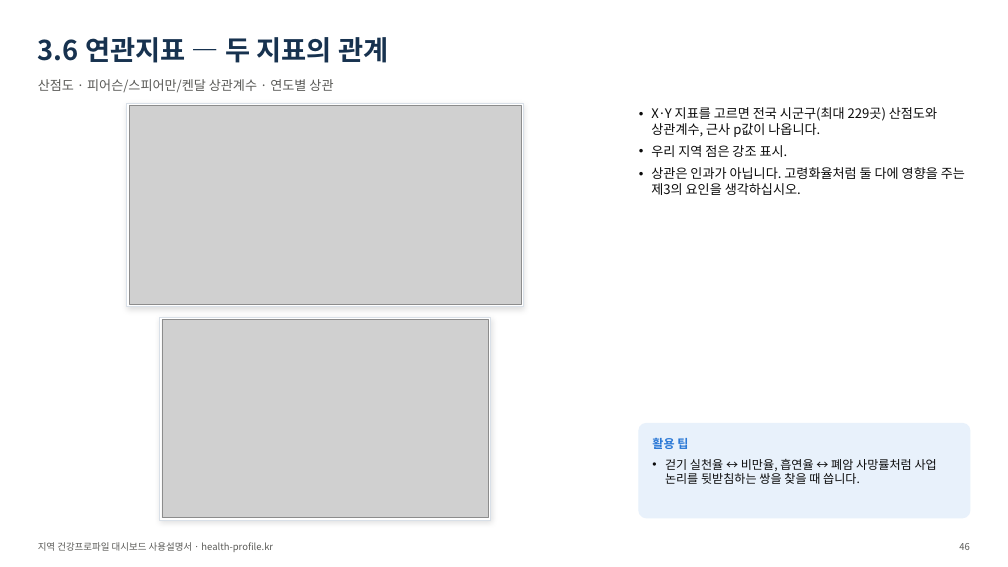
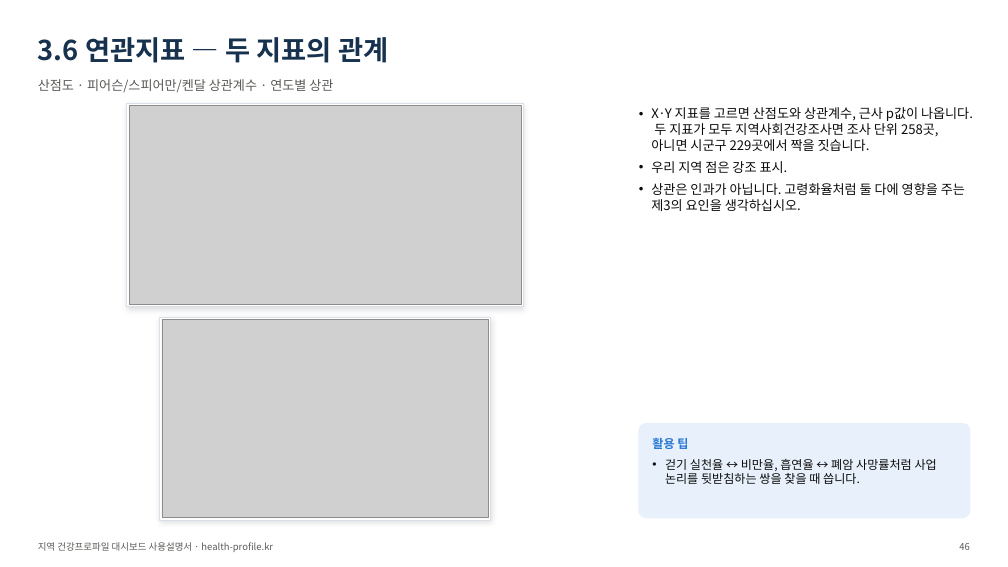
Before and after one commit to soonryu74/soonryu74.github.io, a slide deck: slide 46 of health-dashboard/docs/지역건강프로파일_대시보드_사용설명서_v1.pptx. Drawn at 1008x567 pixels with LibreOffice and Linux fonts; fonts in the diff are those of the drawing; grey boxes stand for pictures. Boxes give left, top, right and bottom in pixels: in the first picture for what was removed or moved away, otherwise in the second. Text is boxed around its words. In the diff, an @@ line names an element or a change of style, - is before the commit and + after.

```diff
--- a/health-dashboard/docs/지역건강프로파일_대시보드_사용설명서_v1.pptx
+++ b/health-dashboard/docs/지역건강프로파일_대시보드_사용설명서_v1.pptx
@@ text at (x1=651, y1=107, x2=973, y2=151): text changed @@
-• X·Y 지표를 고르면 전국 시군구(최대 229곳) 산점도와 상관계수, 근사 p값이 나옵니다.
+• X·Y 지표를 고르면 산점도와 상관계수, 근사 p값이 나옵니다. 두 지표가 모두 지역사회건강조사면 조사 단위 258곳, 아니면 시군구 229곳에서 짝을 짓습니다.
```
Also in this commit, not shown: 8 other slides changed, 54 other files.
